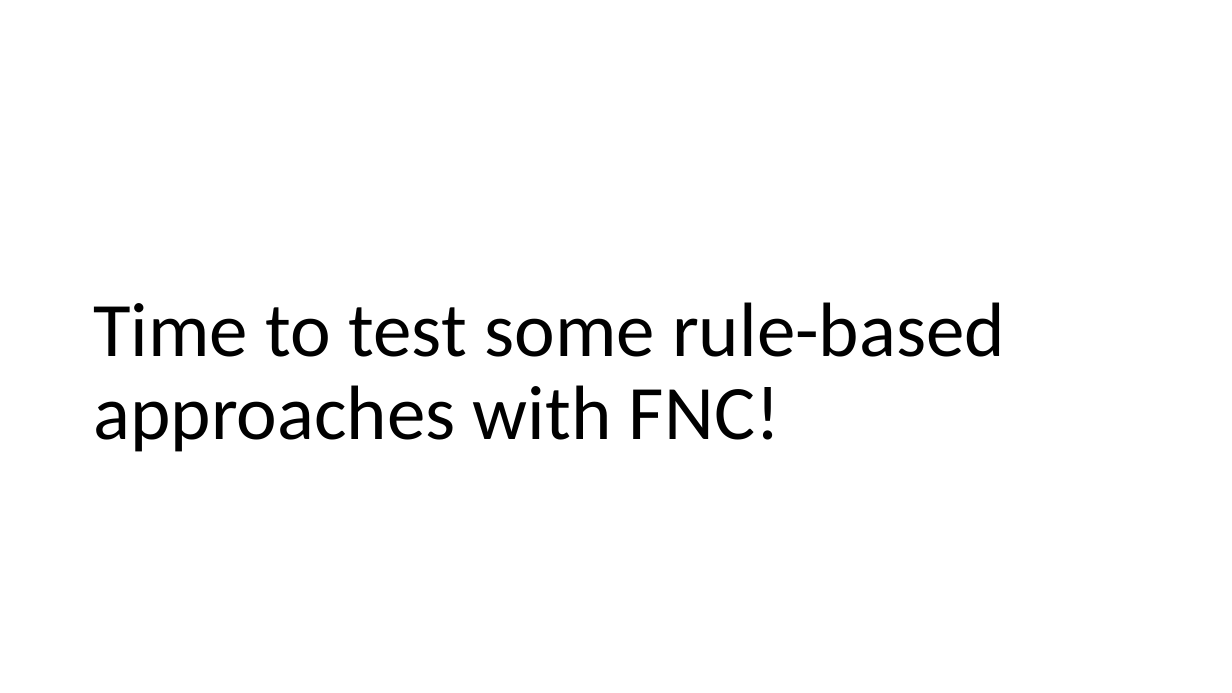
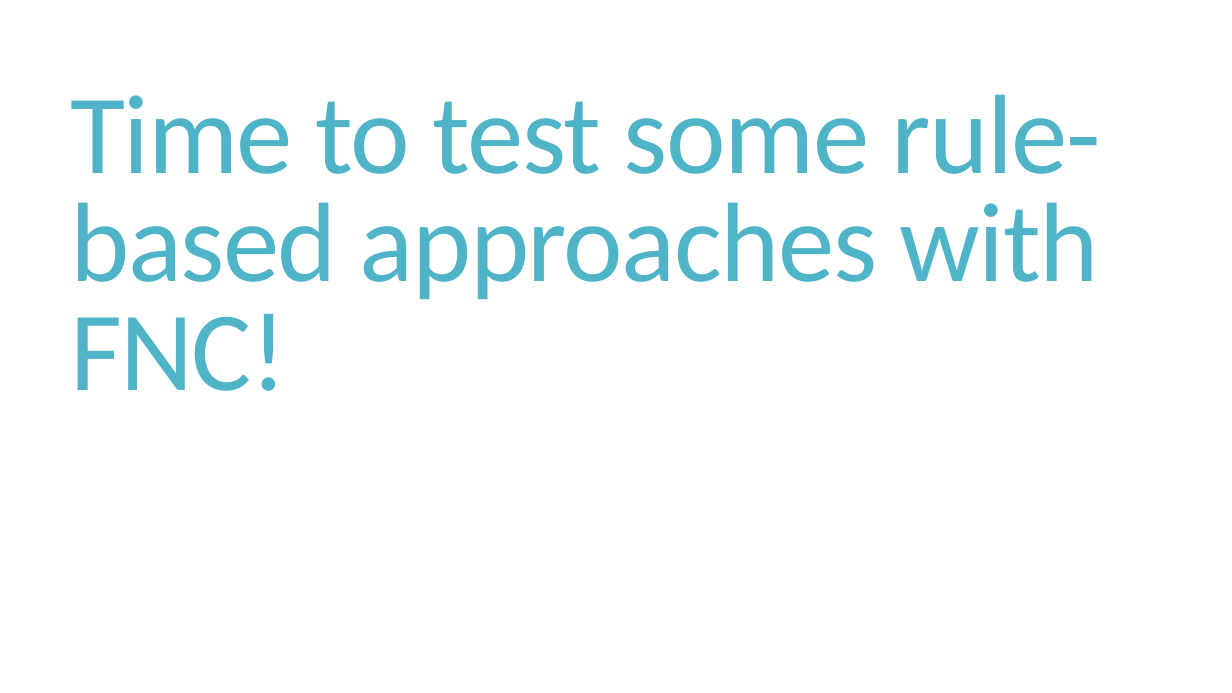
Before and after one commit to cchen23/AI4ALL_NLP, a slide deck: slide 6 of Slides/Day5_Rule_Based_Models_II.pptx (slide 3 before the commit). Drawn at 1232x693 pixels with LibreOffice and Linux fonts; fonts in the diff are those of the drawing. Boxes give left, top, right and bottom in pixels: in the first picture for what was removed or moved away, otherwise in the second. Text is boxed around its words. In the diff, an @@ line names an element or a change of style, - is before the commit and + after.

```diff
--- a/Slides/Day5_Rule_Based_Models_II.pptx
+++ b/Slides/Day5_Rule_Based_Models_II.pptx
@@ title "Time to test some rule-based ...": place and size @@
-title "Time to test some rule-based ..." at <box>93,302,1005,452</box>
+title "Time to test some rule-based ..." at <box>70,94,1101,391</box>
@@ title "Time to test some rule-based ..." at <box>70,94,1101,391</box>: size 60 to 88 pt, text colour #000000 to #50B4C8, letter spacing 0 to -1.2 pt; line spacing 0.9 to 0.8 @@
```
Also in this commit, not shown: 1 other slide changed, 5 slides added, 1 slide removed, 12 other files.
